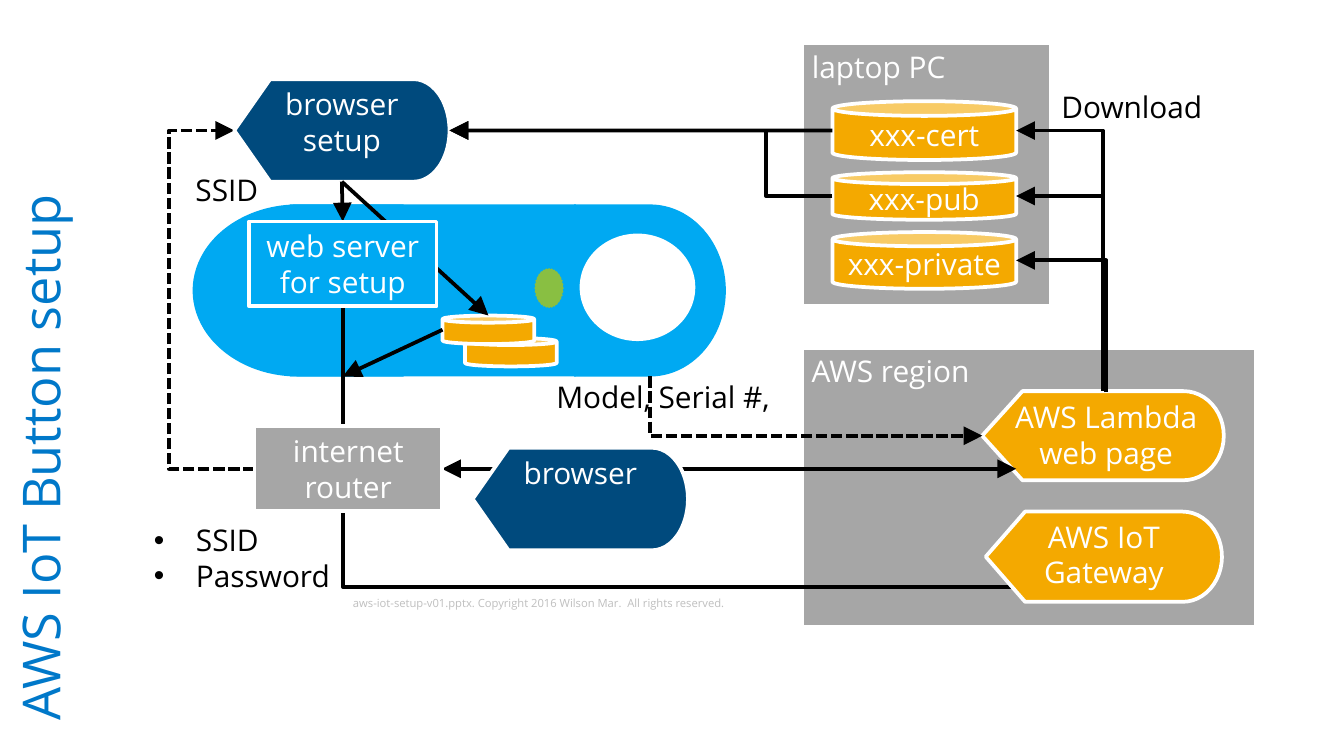
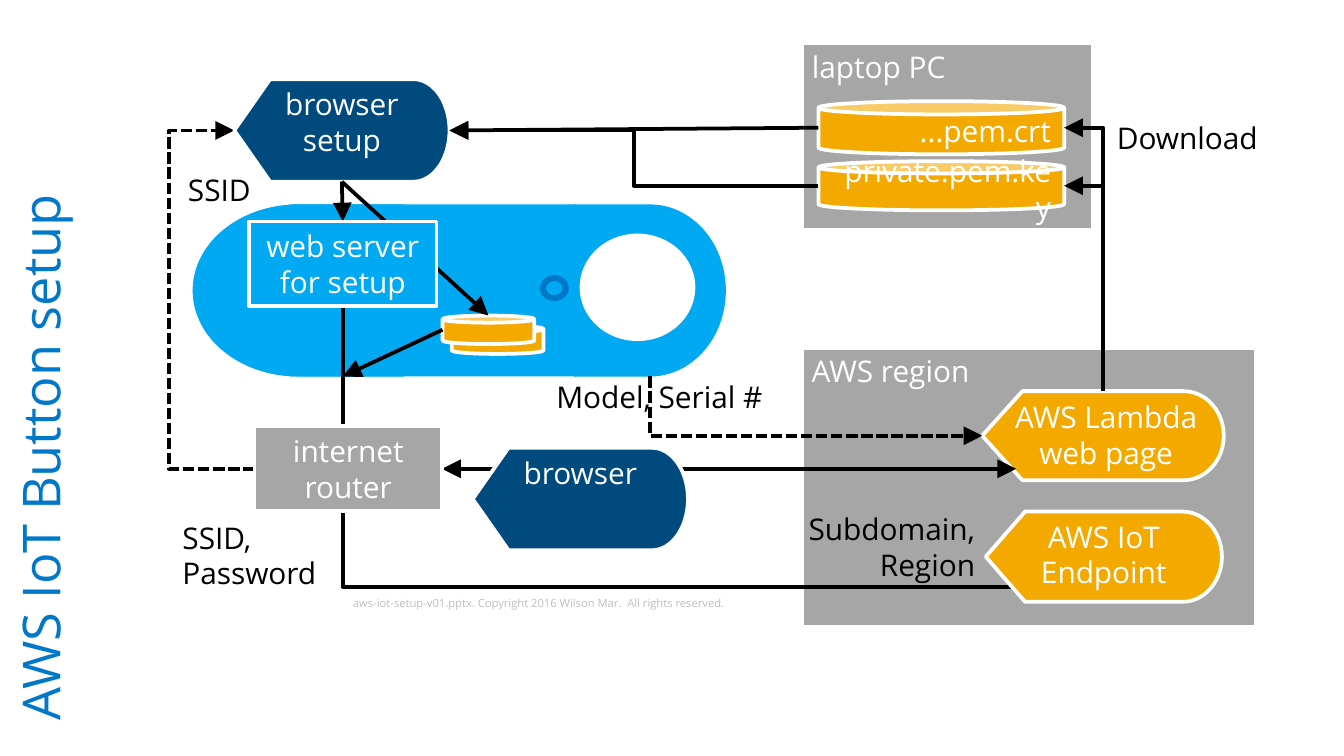
Before and after one commit to rkuma183/wilsonmar.github.io, a slide deck: slide 3 of fig/aws-iot-components-v01.pptx. Drawn at 1344x756 pixels with LibreOffice and Linux fonts; fonts in the diff are those of the drawing. Boxes give left, top, right and bottom in pixels: in the first picture for what was removed or moved away, otherwise in the second. Text is boxed around its words. In the diff, an @@ line names an element or a change of style, - is before the commit and + after.

```diff
--- a/fig/aws-iot-components-v01.pptx
+++ b/fig/aws-iot-components-v01.pptx
@@ rectangle "laptop PC" resized from (x1=802, y1=43, x2=1051, y2=306) to (x1=802, y1=43, x2=1094, y2=230) @@
@@ cylinder "...pem.crt" resized from (x1=832, y1=101, x2=1016, y2=160) to (x1=818, y1=101, x2=1064, y2=155) @@
@@ text in cylinder at (x1=920, y1=115, x2=1051, y2=151): text changed @@
-xxx-cert
+...pem.crt
@@ text "Download" moved from (x1=1061, y1=95, x2=1202, y2=119) to (x1=1117, y1=126, x2=1258, y2=150) @@
@@ arrow moved from (832, 130) - (449, 130) to (818, 128) - (449, 130) @@
@@ elbow arrow moved from (832, 196) - (449, 130) to (818, 185) - (449, 130) @@
@@ elbow arrow moved from (1103, 391) - (1016, 130) to (1103, 391) - (1064, 128) @@
@@ text "SSID" moved from (x1=195, y1=179, x2=258, y2=202) to (x1=188, y1=179, x2=251, y2=202) @@
@@ cylinder "private.pem.key" resized from (x1=832, y1=172, x2=1016, y2=219) to (x1=818, y1=161, x2=1064, y2=211) @@
@@ text in cylinder at (x1=844, y1=155, x2=1051, y2=191): text changed @@
-xxx-pub
+private.pem.key
@@ elbow arrow moved from (1103, 391) - (1016, 196) to (1103, 391) - (1064, 185) @@
@@ cylinder removed at (x1=832, y1=233, x2=1016, y2=289) @@
-xxx-private
@@ elbow arrow removed from (1106, 392) to (1016, 261) @@
@@ star resized from (x1=536, y1=270, x2=562, y2=306) to (x1=542, y1=277, x2=567, y2=300) @@
@@ star at (x1=542, y1=277, x2=567, y2=300): fill #89BF42 to none; outline #89BF42 2 pt to #0078C9 2 pt @@
@@ cylinder moved from (x1=465, y1=337, x2=556, y2=366) to (x1=452, y1=325, x2=543, y2=353) @@
@@ text "SSID," moved from (x1=196, y1=529, x2=330, y2=588) to (x1=182, y1=527, x2=316, y2=585) @@
@@ text at (x1=182, y1=527, x2=251, y2=553): text changed @@
-• SSID
+SSID,
@@ text added at (x1=809, y1=517, x2=975, y2=583), 16 pt, text #000000 @@
+Subdomain,
+Region
@@ text at (x1=182, y1=561, x2=316, y2=585): bullet • to none @@
@@ text in flow chart display at (x1=1041, y1=560, x2=1167, y2=591): text changed @@
-Gateway
+Endpoint
```
Also in this commit, not shown: 1 other file.
